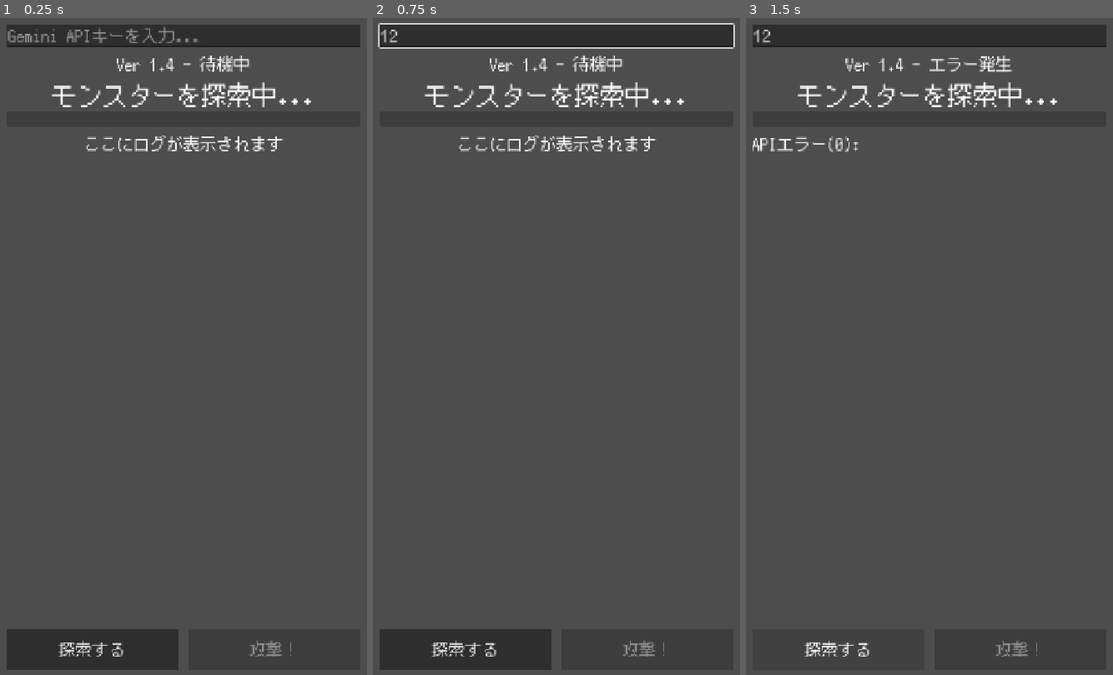
Above: before the commit, frames 1-3 (left to right).
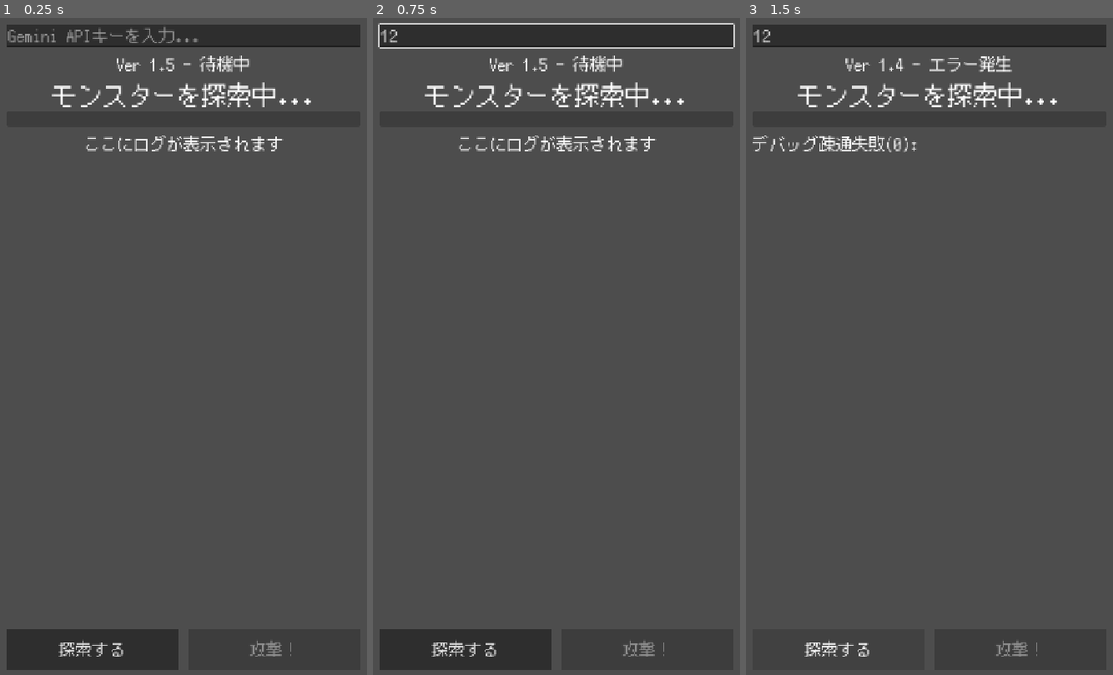
Above: after the commit, the same moments.

Repository: Usobanana/antigravity-aitest001
Game: Godot game, scene res://scenes/main.tscn
The game is run twice, just before and just after one commit, with the same random seed, the same clock (stepped at 60 frames per second) and the same inputs.
Inputs (mouse positions are in pixels of both pictures, inside the frame that each line leads up to):
- Up to frame 1 (0.25 s): no input
- Up to frame 2 (0.75 s): click (556, 37) at 0.52 s; type "12" at 0.6 s
- Up to frame 3 (1.5 s): click "探索する" at 1.25 s

The runs differ from the first frame. In frame 1, less than 0.1% of the frame differs, in the area x 45-48%, y 6-9%; in frame 2, less than 0.1%; in frame 3, 0.5%, in the area x 1-47%, y 17-21%.

Commit message:
fix: implement API debug mode (listModels) and update to Ver 1.5

Diff:
--- a/新しいゲームプロジェクト/scripts/ai_manager.gd
+++ b/新しいゲームプロジェクト/scripts/ai_manager.gd
@@ -12,48 +12,57 @@
 		error_occurred.emit("APIキーが設定されていません。")
 		return
 
-	var url = API_URL + api_key
+	# デバッグ用: まずはモデルリストを取得してみる (疎通確認)
+	var list_url = "https://generativelanguage.googleapis.com/v1beta/models?key=" + api_key
+	var http_request = HTTPRequest.new()
+	add_child(http_request)
+	http_request.request_completed.connect(_on_debug_completed.bind(api_key))
+	http_request.request(list_url, [], HTTPClient.METHOD_GET)
+
+func _on_debug_completed(result, response_code, headers, body, api_key):
+	var response_text = body.get_string_from_utf8()
+	if response_code != 200:
+		error_occurred.emit("デバッグ疎通失敗(" + str(response_code) + "): " + response_text.left(100))
+		return
+
+	# リスト取得成功したら、そのままモンスター生成へ
+	_actually_generate(api_key)
+
+func _actually_generate(api_key: String):
+	var url = "https://generativelanguage.googleapis.com/v1beta/models/gemini-1.5-flash:generateContent?key=" + api_key
 	var http_request = HTTPRequest.new()
 	add_child(http_request)
 	http_request.request_completed.connect(_on_request_completed)
 
 	var prompt = "あなたはRPGのモンスター生成器です。以下のJSON形式のみで返答してください。余計な説明は一切不要です。\n"
-	prompt += "回答形式例:\n"
-	prompt += "{\n  \"name\": \"名前\",\n  \"hp\": 50,\n  \"atk\": 10,\n  \"greeting\": \"出現時のセリフ(20文字以内)\",\n  \"death_cry\": \"敗北時のセリフ(20文字以内)\"\n}\n"
-	prompt += "指示: 新しいユニークなモンスターを1体生成してください。HPは30〜100、ATKは5〜20の範囲にしてください。"
+	prompt += "回答形式例: {\"name\": \"名前\", \"hp\": 50, \"atk\": 10, \"greeting\": \"出現!!\", \"death_cry\": \"ぐふっ\"}\n"
+	prompt += "指示: 新しいモンスターを1体生成。"
 
-	var body = JSON.stringify({
-		"contents": [{
-			"parts": [{ "text": prompt }]
-		}]
+	var body_data = JSON.stringify({
+		"contents": [{ "parts": [{ "text": prompt }] }]
 	})
 
 	var headers = ["Content-Type: application/json"]
-	var error = http_request.request(url, headers, HTTPClient.METHOD_POST, body)
-
-	if error != OK:
-		error_occurred.emit("リクエストの開始に失敗しました。")
+	http_request.request(url, headers, HTTPClient.METHOD_POST, body_data)
 
 func _on_request_completed(result, response_code, headers, body):
 	var response_text = body.get_string_from_utf8()
 	if response_code != 200:
-		error_occurred.emit("APIエラー(" + str(response_code) + "): " + response_text.left(100))
+		error_occurred.emit("生成エラー(" + str(response_code) + "): " + response_text.left(100))
 		return
 
 	var json = JSON.new()
 	var parse_err = json.parse(response_text)
-	if parse_err != OK:
-		error_occurred.emit("JSON解析失敗: " + response_text.left(50))
-		return
+	if parse_err == OK:
+		var response = json.get_data()
+		if response.has("candidates") and response["candidates"].size() > 0:
+			var content = response["candidates"][0]["content"]["parts"][0]["text"]
+			var inner_json = JSON.new()
+			# 余計なマークダウン記法(```json ... ```)を削除
+			var clean_content = content.replace("```json", "").replace("```", "").strip_edges()
+			var inner_err = inner_json.parse(clean_content)
+			if inner_err == OK:
+				monster_generated.emit(inner_json.get_data())
+				return
 
-	var response = json.get_data()
-	if response.has("candidates") and response["candidates"].size() > 0:
-		var content = response["candidates"][0]["content"]["parts"][0]["text"]
-		var inner_json = JSON.new()
-		var inner_err = inner_json.parse(content)
-		if inner_err == OK:
-			monster_generated.emit(inner_json.get_data())
-		else:
-			error_occurred.emit("生成されたテキストが有効なJSONではありません。")
-	else:
-		error_occurred.emit("有効なレスポンスが得られませんでした。")
+	error_occurred.emit("解析失敗: " + response_text.left(50))
--- a/新しいゲームプロジェクト/scripts/main.gd
+++ b/新しいゲームプロジェクト/scripts/main.gd
@@ -48,7 +48,7 @@
 
 	attack_button.disabled = true
 
-	status_label.text = "Ver 1.4 - 待機中"
+	status_label.text = "Ver 1.5 - 待機中"
 	load_api_key()
 	update_ui()
 
